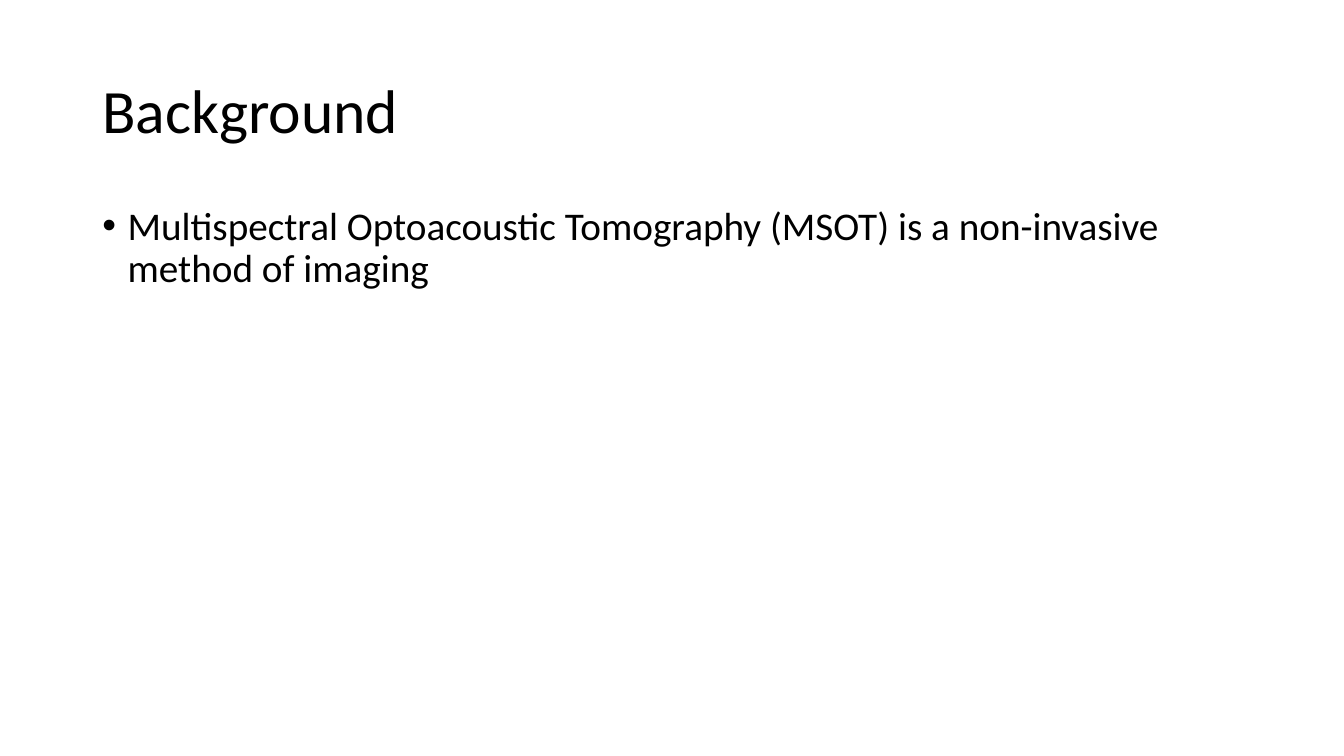
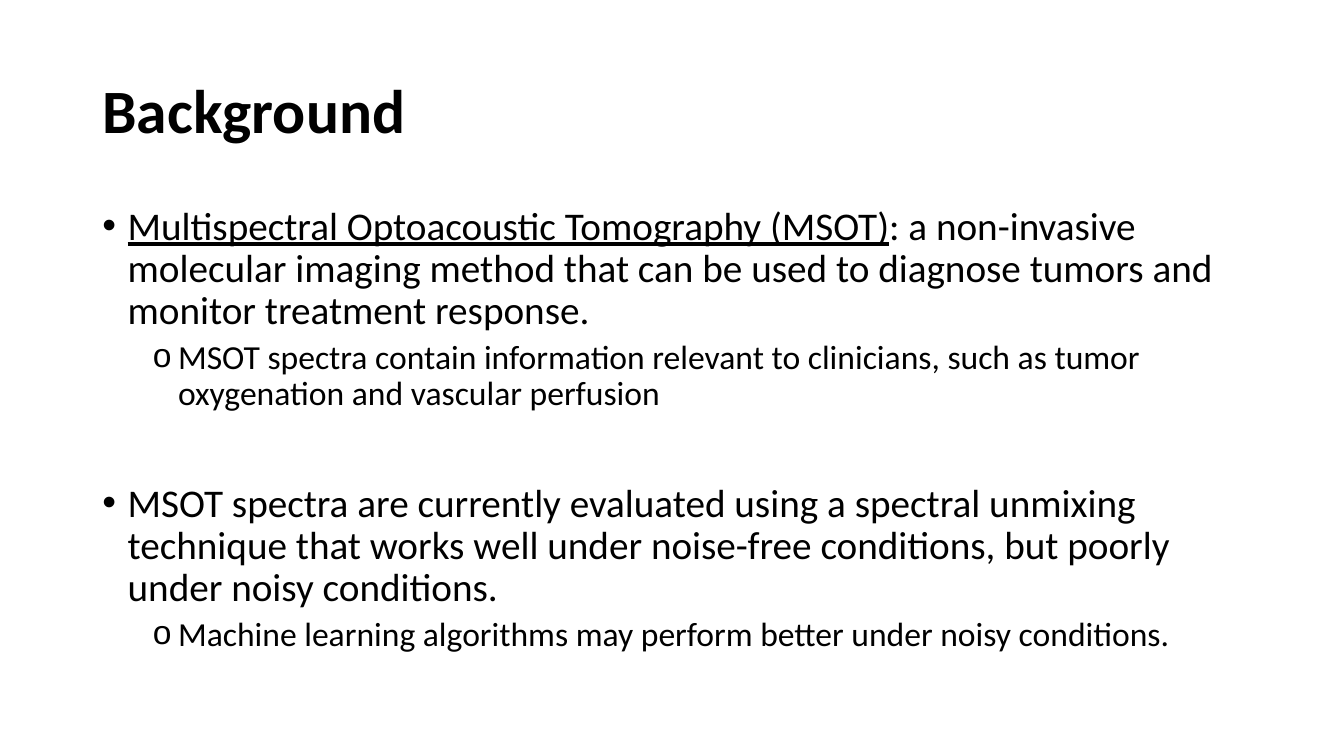
Before and after one commit to kylemjonesislanders/md-anderson, a slide deck: slide 2 of spectral-unmixing/ppt_presentations/midterm_project_report.pptx. Drawn at 1344x756 pixels with LibreOffice and Linux fonts; fonts in the diff are those of the drawing. Boxes give left, top, right and bottom in pixels: in the first picture for what was removed or moved away, otherwise in the second. Text is boxed around its words. In the diff, an @@ line names an element or a change of style, - is before the commit and + after.

Commit message:
update to ppt presentation for spectral unmixing

```diff
--- a/spectral-unmixing/ppt_presentations/midterm_project_report.pptx
+++ b/spectral-unmixing/ppt_presentations/midterm_project_report.pptx
@@ title "Background" at (102, 89, 405, 144): bold on @@
@@ text at (128, 211, 1213, 652): text changed @@
-• Multispectral Optoacoustic Tomography (MSOT) is a non-invasive method of imaging
+• Multispectral Optoacoustic Tomography (MSOT): a non-invasive molecular imaging method that can be used to diagnose tumors and monitor treatment response.
+  o MSOT spectra contain information relevant to clinicians, such as tumor oxygenation and vascular perfusion
+• MSOT spectra are currently evaluated using a spectral unmixing technique that works well under noise-free conditions, but poorly under noisy conditions.
+  o Machine learning algorithms may perform better under noisy conditions.
```
Also in this commit, not shown: 1 other slide changed, 4 slides added.
